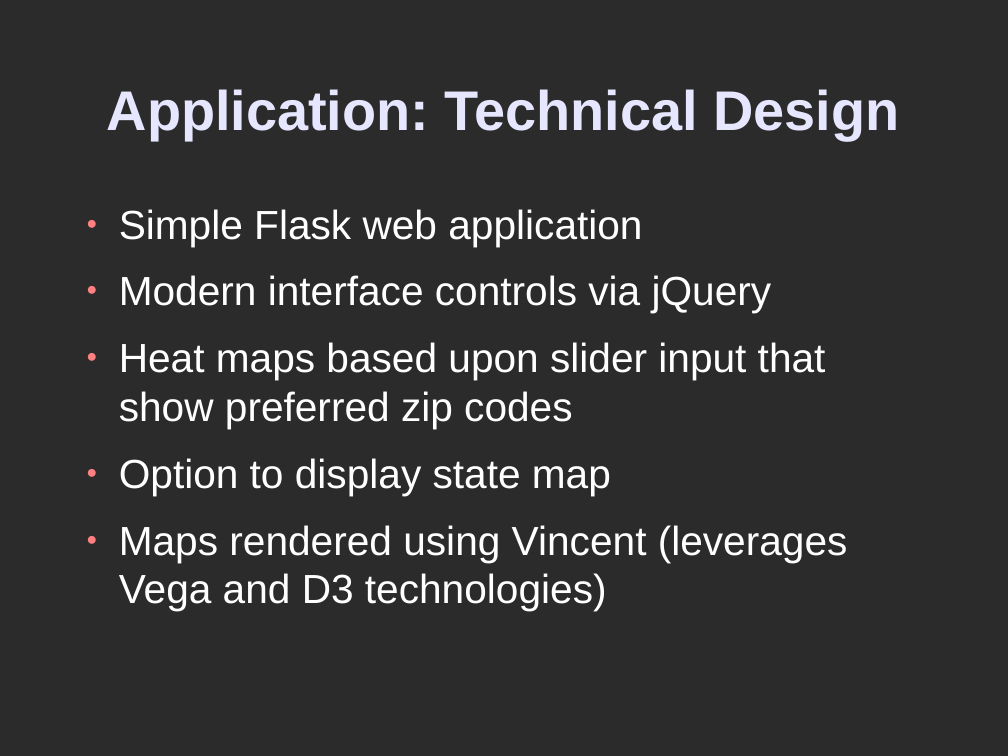
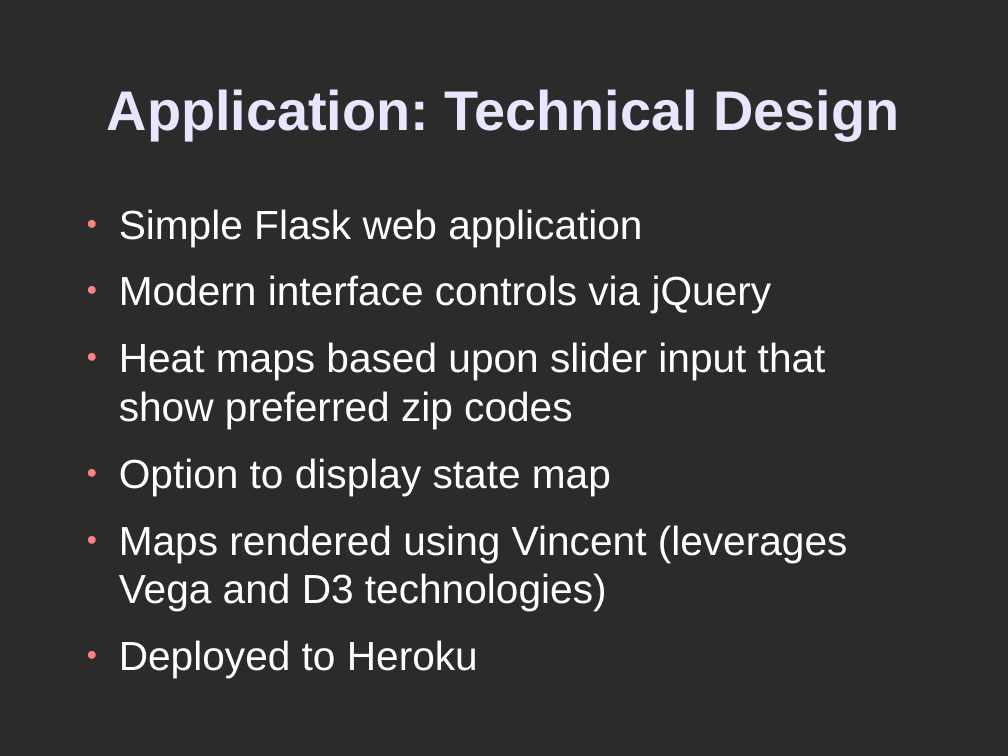
Before and after one commit to DistrictDataLabs/03-censusables, a slide deck: slide 16 of PitchFest/CensusablsPresentation.odp. Drawn at 1008x756 pixels with LibreOffice and Linux fonts; fonts in the diff are those of the drawing; background and template pictures are left out; a plain dark background stands for a picture behind light text. Boxes give left, top, right and bottom in pixels: in the first picture for what was removed or moved away, otherwise in the second. Text is boxed around its words. In the diff, an @@ line names an element or a change of style, - is before the commit and + after.

```diff
--- a/PitchFest/CensusablsPresentation.odp
+++ b/PitchFest/CensusablsPresentation.odp
@@ text at box(119, 640, 478, 678): paragraph added @@
+● Deployed to Heroku
```
Also in this commit, not shown: 3 other slides changed, 8 other files.
